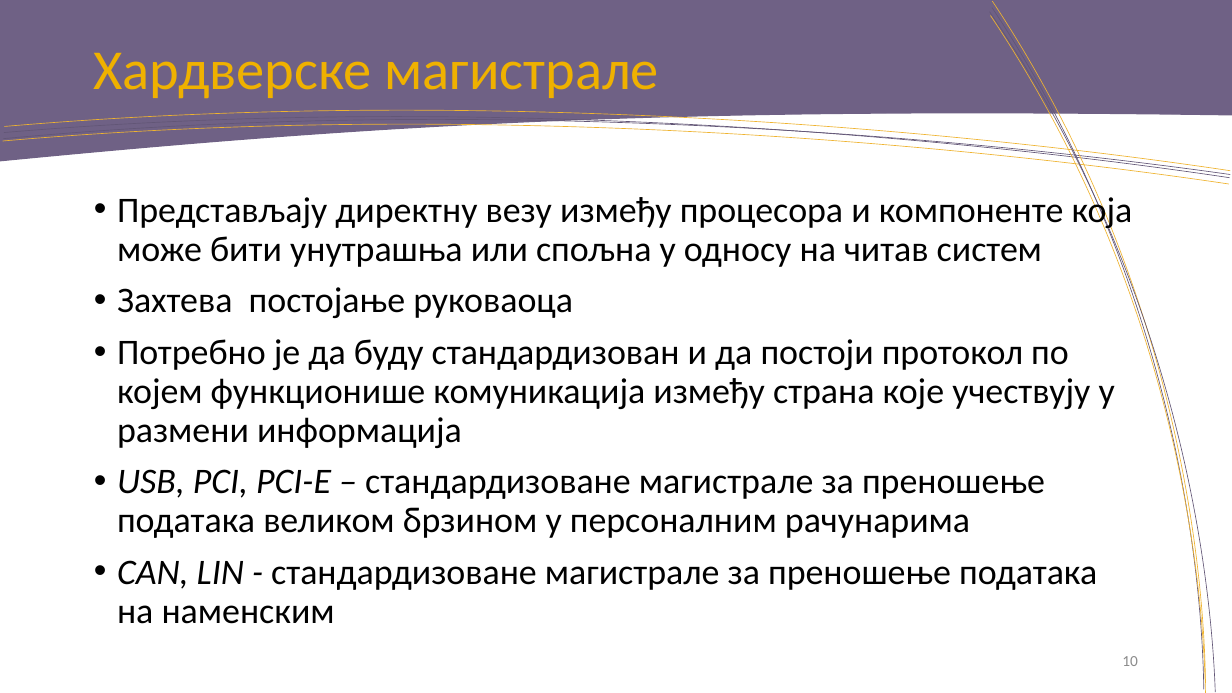
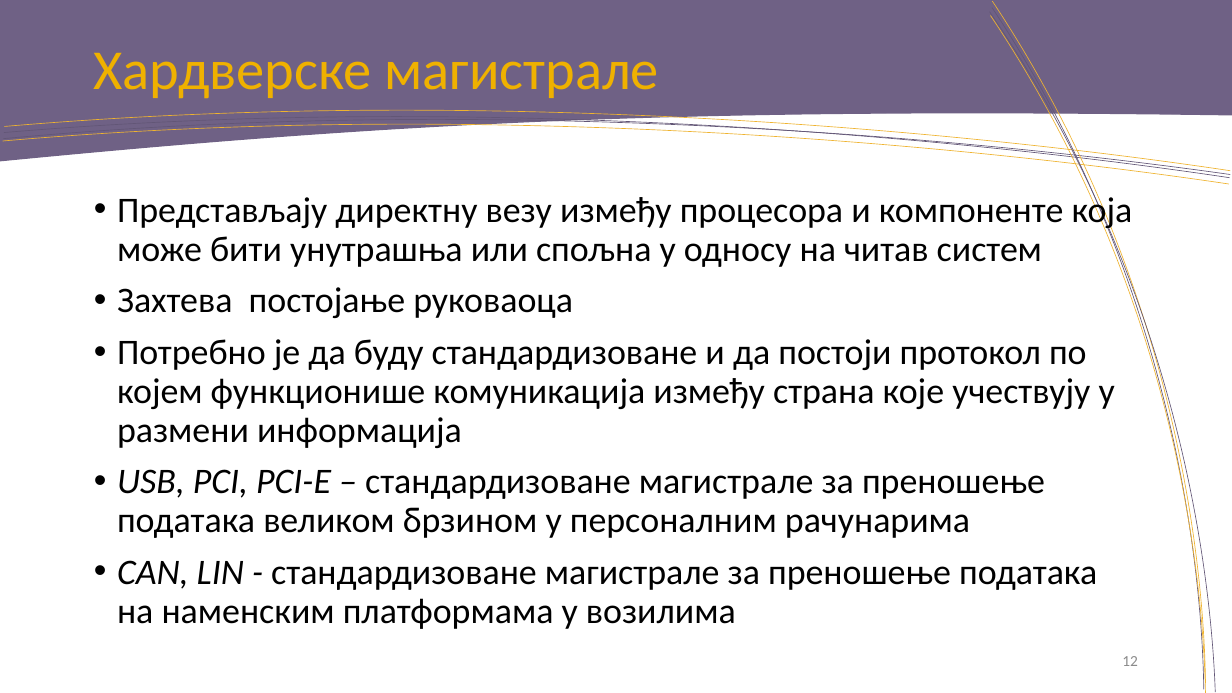
Before and after one commit to rondor1/msc, a slide deck: slide 12 of msc-e28-2018-pres.pptx (slide 10 before the commit). Drawn at 1232x693 pixels with LibreOffice and Linux fonts; fonts in the diff are those of the drawing; background and template pictures are left out. Boxes give left, top, right and bottom in pixels: in the first picture for what was removed or moved away, otherwise in the second. Text is boxed around its words. In the diff, an @@ line names an element or a change of style, - is before the commit and + after.

```diff
--- a/msc-e28-2018-pres.pptx
+++ b/msc-e28-2018-pres.pptx
@@ text at [117,339,1115,448]: text changed @@
-• Потребно је да буду стандардизован и да постоји протокол по којем функционише комуникација између страна које учествују у размени информација
+• Потребно је да буду стандардизоване и да постоји протокол по којем функционише комуникација између страна које учествују у размени информација
@@ text at [117,560,1097,629]: text changed @@
-• CAN, LIN - стандардизоване магистрале за преношење података на наменским
+• CAN, LIN - стандардизоване магистрале за преношење података на наменским платформама у возилима
@@ page number at [1122,656,1138,666]: text changed @@
-10
+12
```
Also in this commit, not shown: 11 other slides changed, 6 slides added, 3 other files.
